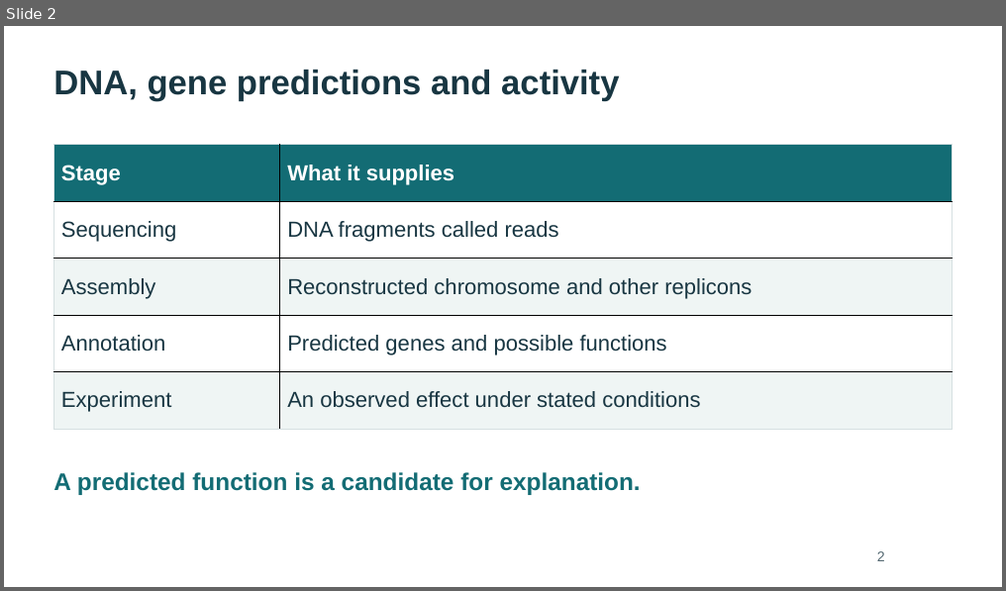
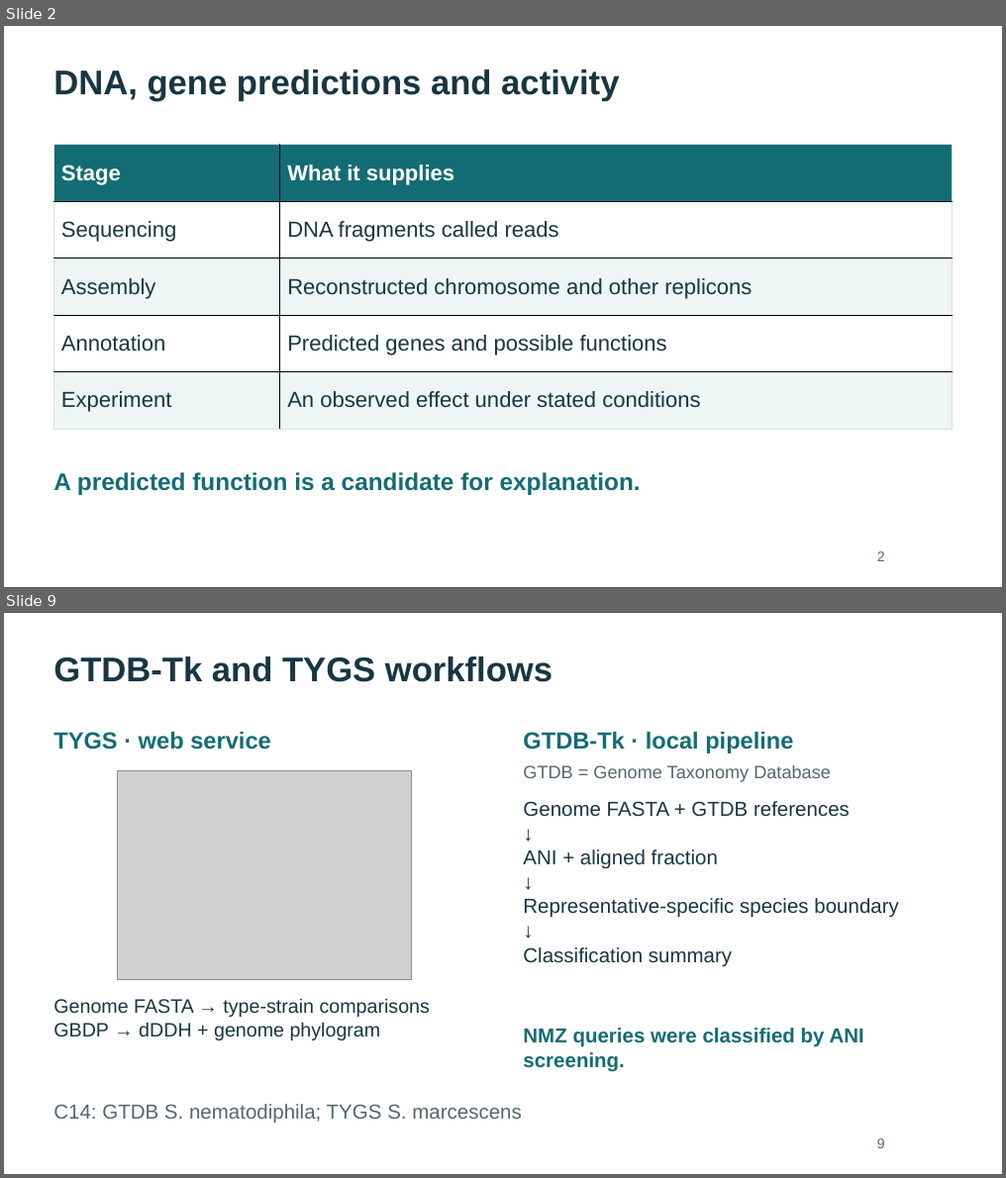
Before and after one commit to WhyAdr/sm-manu, a slide deck: explainer/NMZ-Serratia-genomics-explainer-2026-10-20.pptx. Shown one above the other, each under a label of ours: slide 2 before the commit, slides 2 and 9 after it; the slides between them are not shown. The pictures are 1006x591 and 1006x1178 pixels, drawn with LibreOffice and Linux fonts; fonts in the diff are those of the drawing; grey boxes stand for pictures. Boxes give left, top, right and bottom in pixels: in the first picture for what was removed or moved away, otherwise in the second. Text is boxed around its words. In the diff, an @@ line names an element or a change of style, - is before the commit and + after.

```diff
--- a/explainer/NMZ-Serratia-genomics-explainer-2026-10-20.pptx
+++ b/explainer/NMZ-Serratia-genomics-explainer-2026-10-20.pptx
@@ slide 9 added at [4, 613, 1002, 1174], background #FFFFFF @@
@@ text added at [54, 657, 552, 682], 33 pt, text #183642, bold @@
+GTDB-Tk and TYGS workflows
@@ text added at [54, 732, 271, 750], 22.5 pt, text #136C74, bold @@
+TYGS · web service
@@ text added at [523, 732, 793, 754], 22.5 pt, text #136C74, bold @@
+GTDB-Tk · local pipeline
@@ picture added at [117, 770, 412, 979] @@
@@ text added at [523, 765, 831, 782], 17.2 pt, text #526770 @@
+GTDB = Genome Taxonomy Database
@@ text added at [523, 801, 898, 966], 19.5 pt, text #183642 @@
+Genome FASTA + GTDB references
+↓
+ANI + aligned fraction
+↓
+Representative-specific species boundary
+↓
+Classification summary
@@ text added at [54, 998, 430, 1041], 18.8 pt, text #183642 @@
+Genome FASTA → type-strain comparisons
+GBDP → dDDH + genome phylogram
@@ text added at [523, 1028, 864, 1072], 19.5 pt, text #136C74, bold @@
+NMZ queries were classified by ANI screening.
@@ text added at [54, 1104, 521, 1124], 19.5 pt, text #526770 @@
+C14: GTDB S. nematodiphila; TYGS S. marcescens
@@ text added at [877, 1139, 885, 1149], 13.5 pt, text #526770 @@
+9
```
Also in this commit, not shown: 12 slides changed, 10 other slides added, 22 other files.
